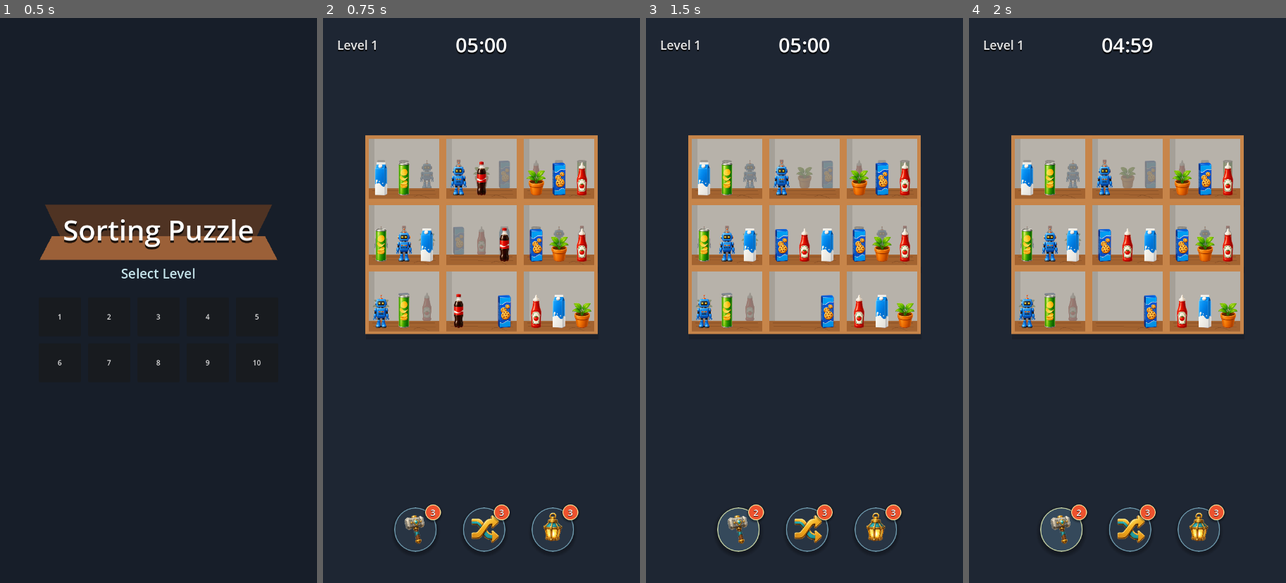
Above: before the commit, frames 1-4 (left to right).
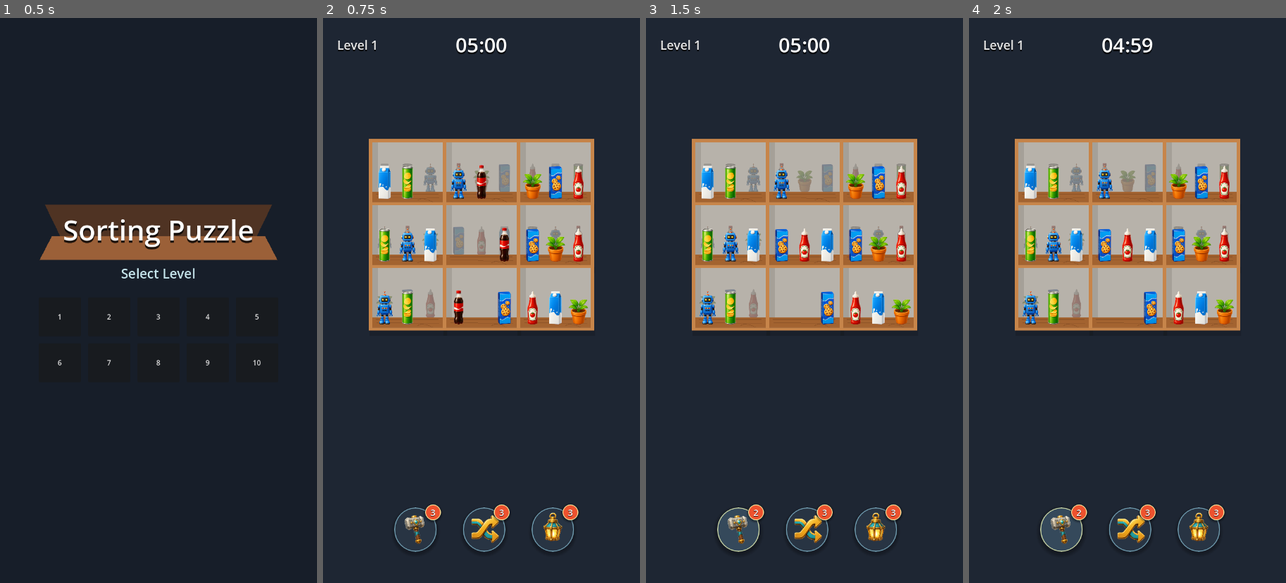
Above: after the commit, the same moments.

Repository: vladeque/sorting-puzzle
Game: Godot game, scene res://scenes/main_menu.tscn
The game is run twice, just before and just after one commit, with the same random seed, the same clock (stepped at 60 frames per second) and the same inputs.
Inputs:
- Up to frame 1 (0.5 s): no input
- Up to frame 2 (0.75 s): click "1" at 0.5 s
- Up to frame 3 (1.5 s): click "3" at 1.25 s
- Up to frame 4 (2 s): no input

Frame 1 is identical in both runs. In frame 2, 10% of the frame differs, in the area x 13-87%, y 20-56%; in frame 3, 9.9%; in frame 4, 9.9%.

Commit message:
Normalize shared shelf walls

Diff:
--- a/scripts/level.gd
+++ b/scripts/level.gd
@@ -3,6 +3,8 @@
 const SLOT_COUNT := 3
 const SLOT_ITEM_POSITION := Vector2(0, -26)
 const SHELF_CELL_SIZE := Vector2(176, 150)
+const SHELF_SHARED_EDGE_THICKNESS := 8.0
+const SHELF_GRID_STEP := SHELF_CELL_SIZE - Vector2(SHELF_SHARED_EDGE_THICKNESS, SHELF_SHARED_EDGE_THICKNESS)
 const BACK_LAYER_PREFIX := "ShelfLayer"
 const FIRST_BACK_LAYER_INDEX := 1
 const ABILITY_HAMMER := &"hammer"
@@ -214,7 +216,7 @@
 
 func _get_layout_positions(layout_preset: String, shelf_count: int) -> Array[Vector2]:
 	var columns := 3
-	var spacing := SHELF_CELL_SIZE
+	var spacing := SHELF_GRID_STEP
 
 	match layout_preset:
 		"grid_2x3":
Not shown, changed: docs/CONFIGS.md
Not shown, changed: docs/PROJECT_MAP.md
Not shown, changed: docs/SCRIPTS.md
